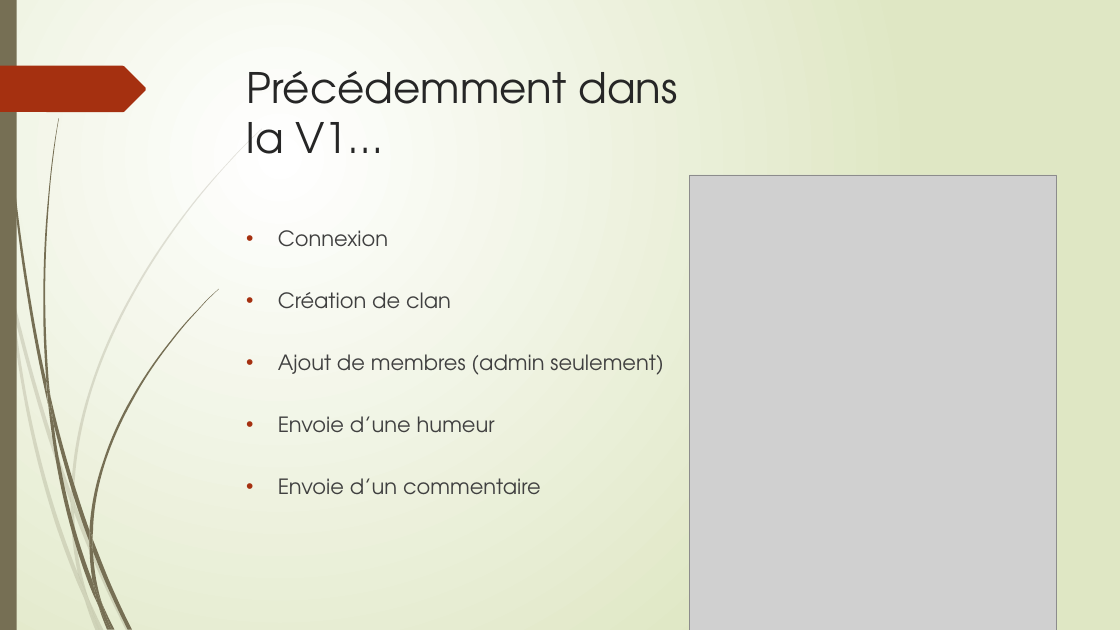
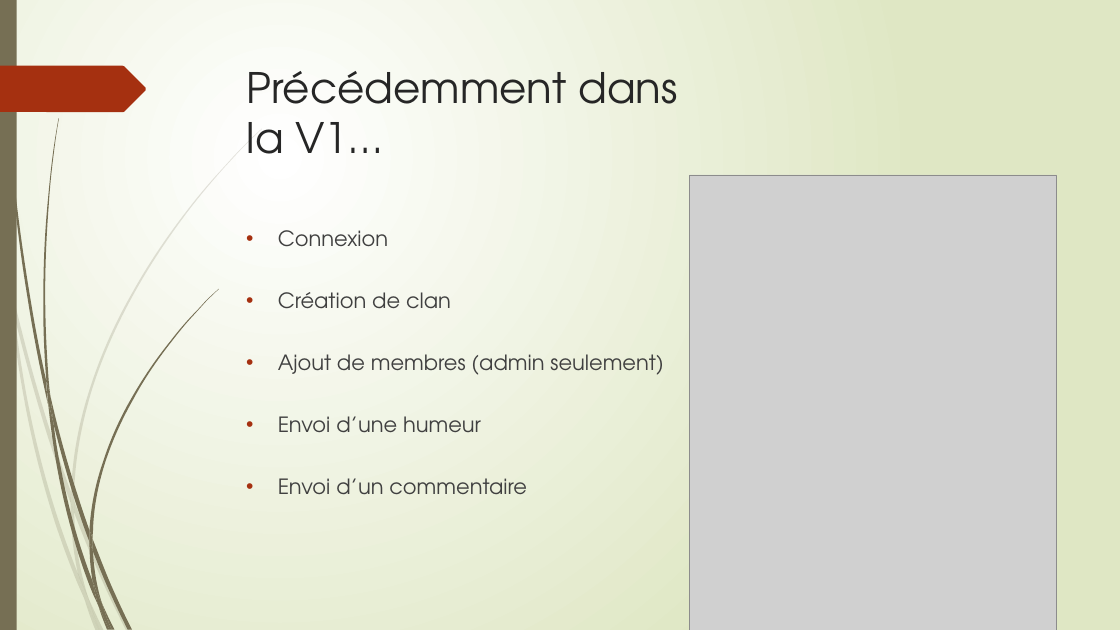
Before and after one commit to loicdub/GitHighfeel, a slide deck: slide 3 of presentation/presentation-2.pptx. Drawn at 1120x630 pixels with LibreOffice and Linux fonts; fonts in the diff are those of the drawing; grey boxes stand for pictures. Boxes give left, top, right and bottom in pixels: in the first picture for what was removed or moved away, otherwise in the second. Text is boxed around its words. In the diff, an @@ line names an element or a change of style, - is before the commit and + after.

Commit message:
correct pptx p2

```diff
--- a/presentation/presentation-2.pptx
+++ b/presentation/presentation-2.pptx
@@ text at bbox=[278, 416, 527, 495]: text changed @@
-• Envoie d’une humeur
-• Envoie d’un commentaire
+• Envoi d’une humeur
+• Envoi d’un commentaire
```
